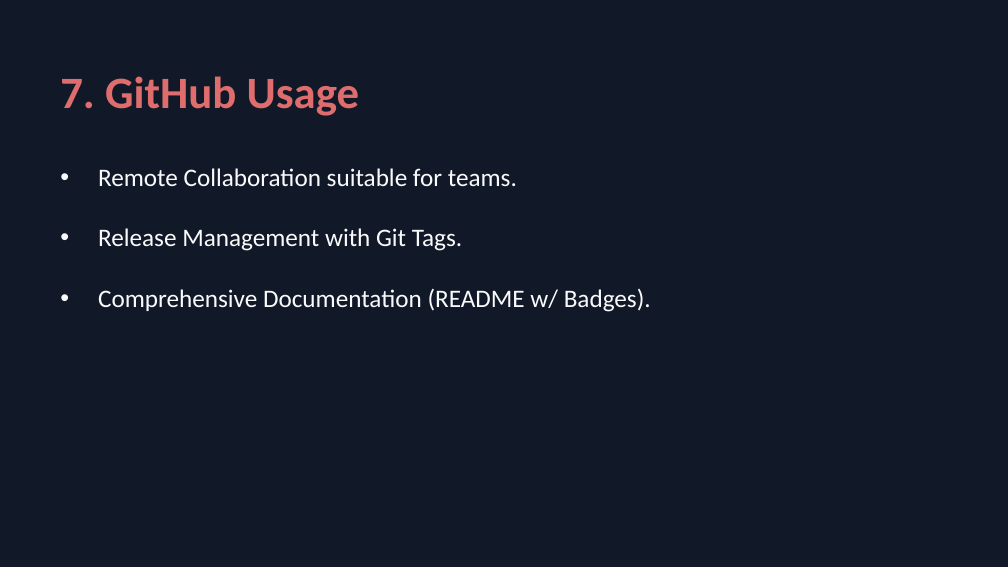
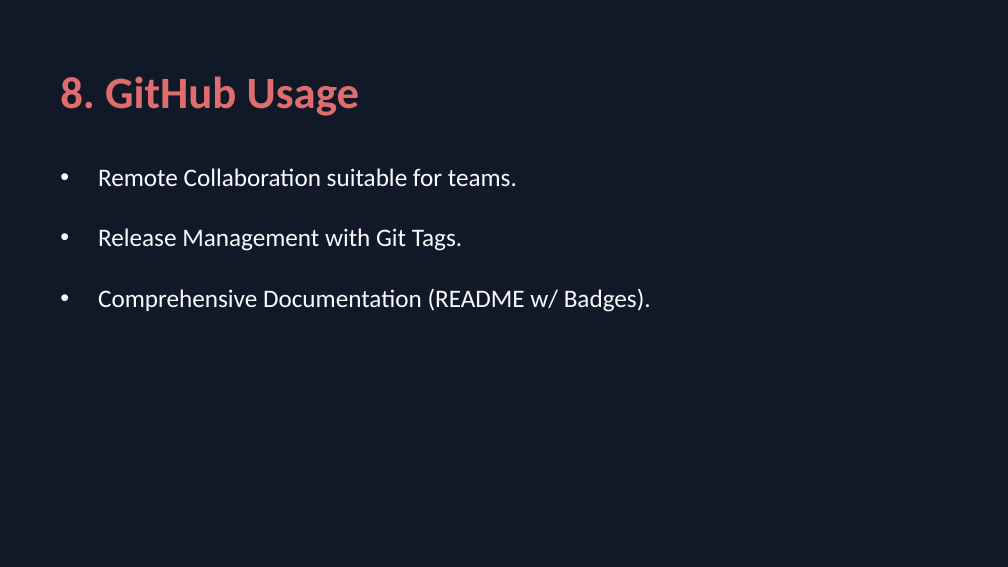
Before and after one commit to AyushAgrawal2004/CircleUp, a slide deck: slide 13 of CircleUp_Presentation.pptx (slide 12 before the commit). Drawn at 1008x567 pixels with LibreOffice and Linux fonts; fonts in the diff are those of the drawing. Boxes give left, top, right and bottom in pixels: in the first picture for what was removed or moved away, otherwise in the second. Text is boxed around its words. In the diff, an @@ line names an element or a change of style, - is before the commit and + after.

```diff
--- a/CircleUp_Presentation.pptx
+++ b/CircleUp_Presentation.pptx
@@ text at [60, 76, 360, 116]: text changed @@
-7. GitHub Usage
+8. GitHub Usage
```
Also in this commit, not shown: 9 other slides changed, 1 slide added, 3 other files.
